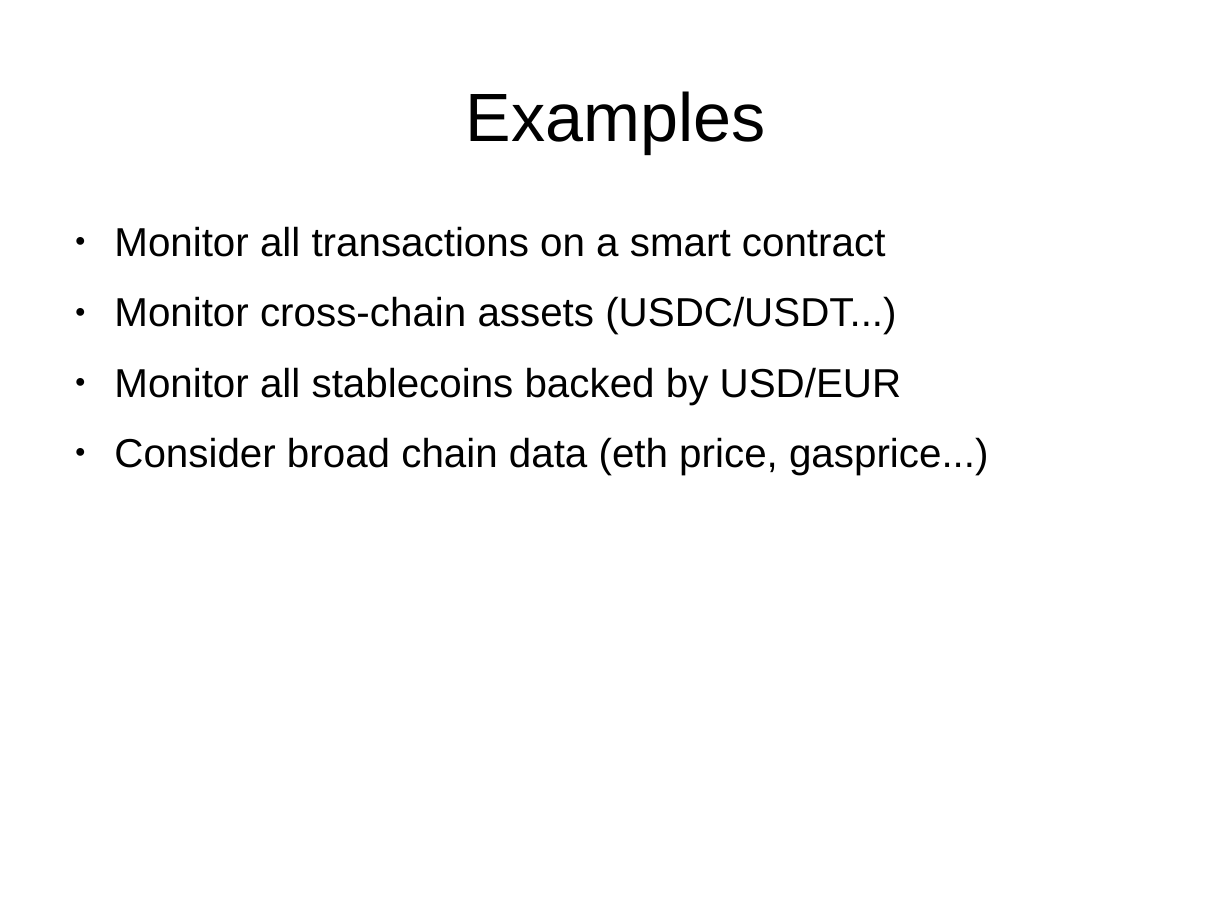
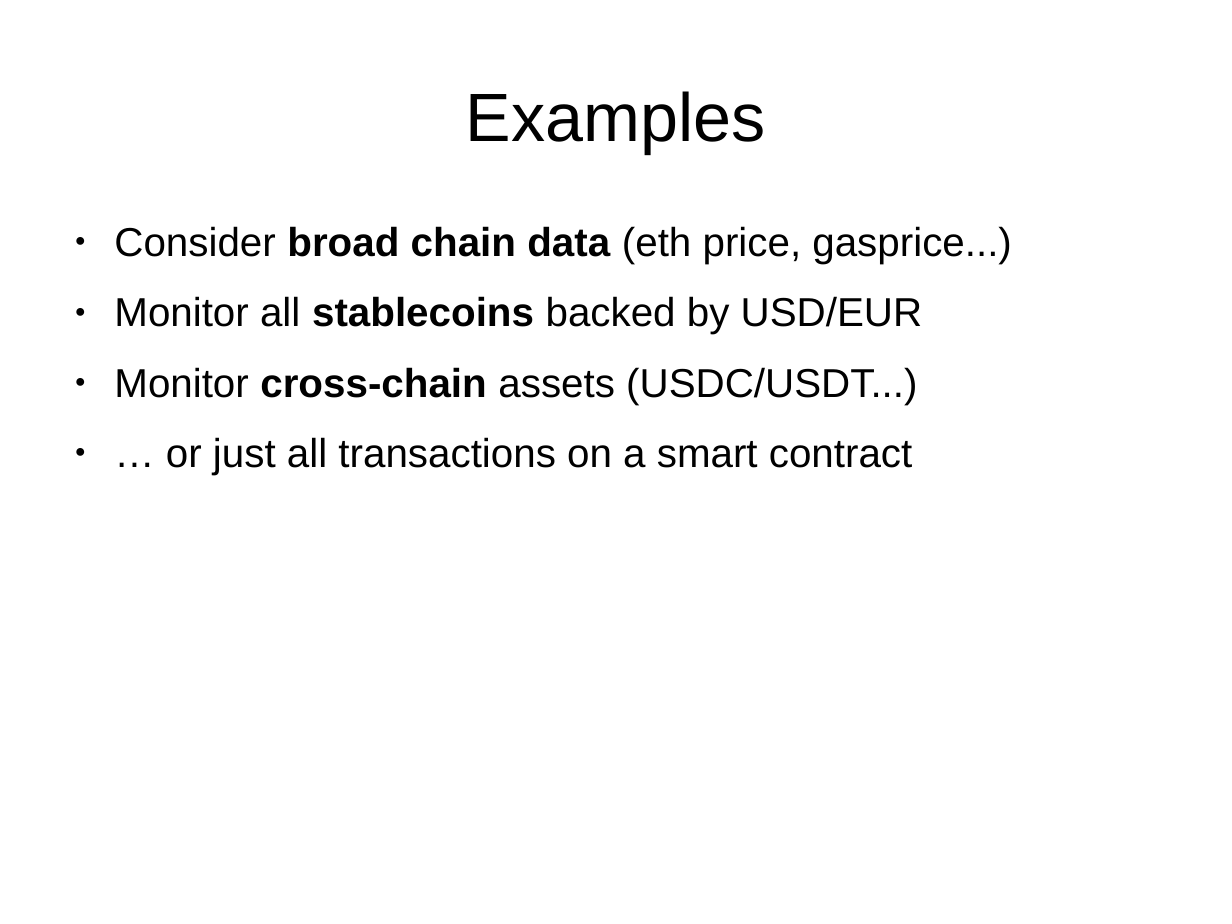
Before and after one commit to pavesini/pista, a slide deck: slide 5 of docs/pista.odp (slide 6 before the commit). Drawn at 1232x924 pixels with LibreOffice and Linux fonts; fonts in the diff are those of the drawing. Boxes give left, top, right and bottom in pixels: in the first picture for what was removed or moved away, otherwise in the second. Text is boxed around its words. In the diff, an @@ line names an element or a change of style, - is before the commit and + after.

Commit message:
slides update

```diff
--- a/docs/pista.odp
+++ b/docs/pista.odp
@@ text at [114, 226, 1012, 334]: text changed @@
-● Monitor all transactions on a smart contract
+● Consider broad chain data (eth price, gasprice...)
+● Monitor all stablecoins backed by USD/EUR
@@ text at [114, 367, 917, 405]: bold on in "cross-chain" @@
@@ text at [166, 437, 912, 475]: text changed @@
-● Monitor all stablecoins backed by USD/EUR
-● Consider broad chain data (eth price, gasprice...)
+● … or just all transactions on a smart contract
```
Also in this commit, not shown: 1 other slide changed, 1 slide removed, 1 other file.
